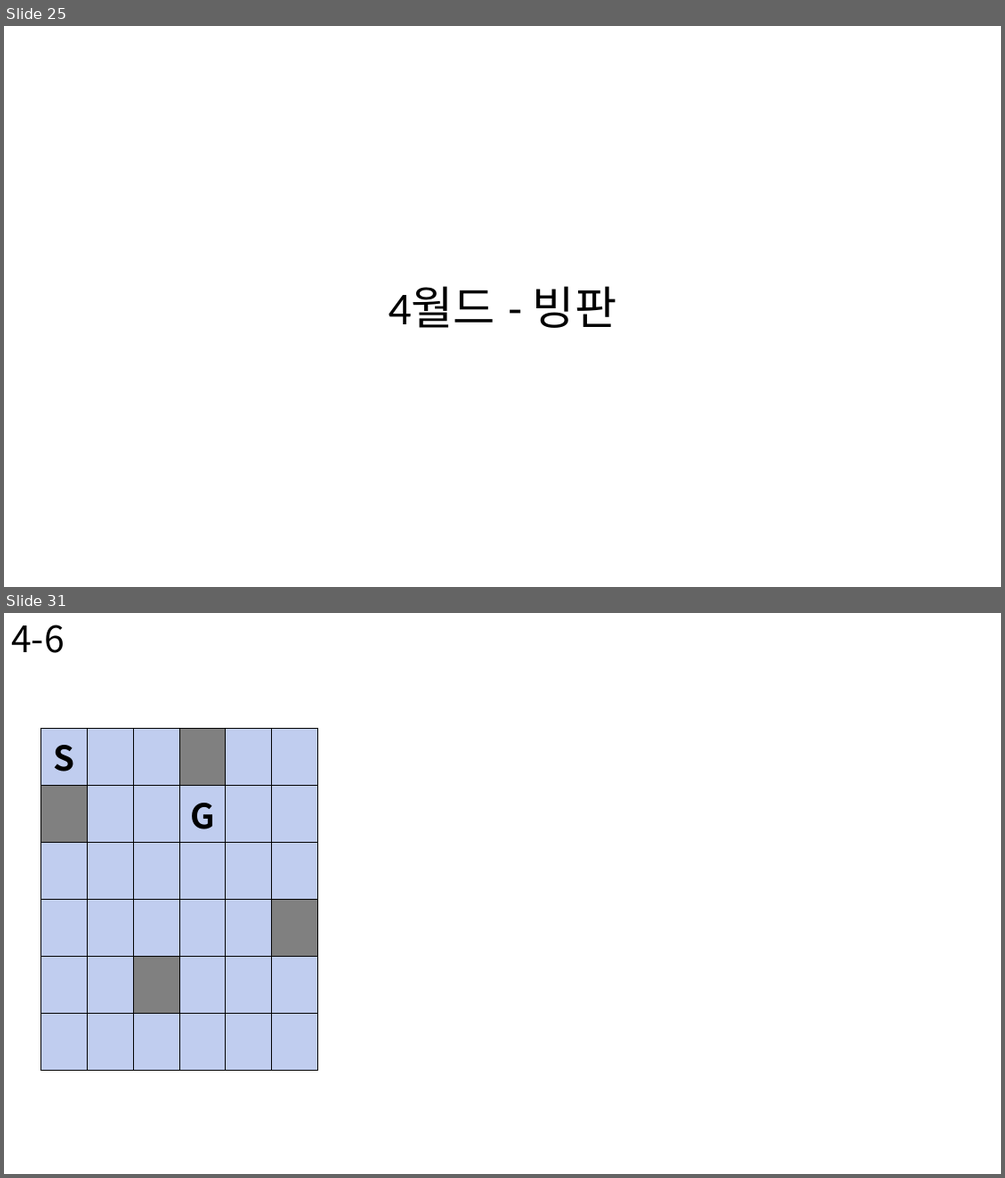
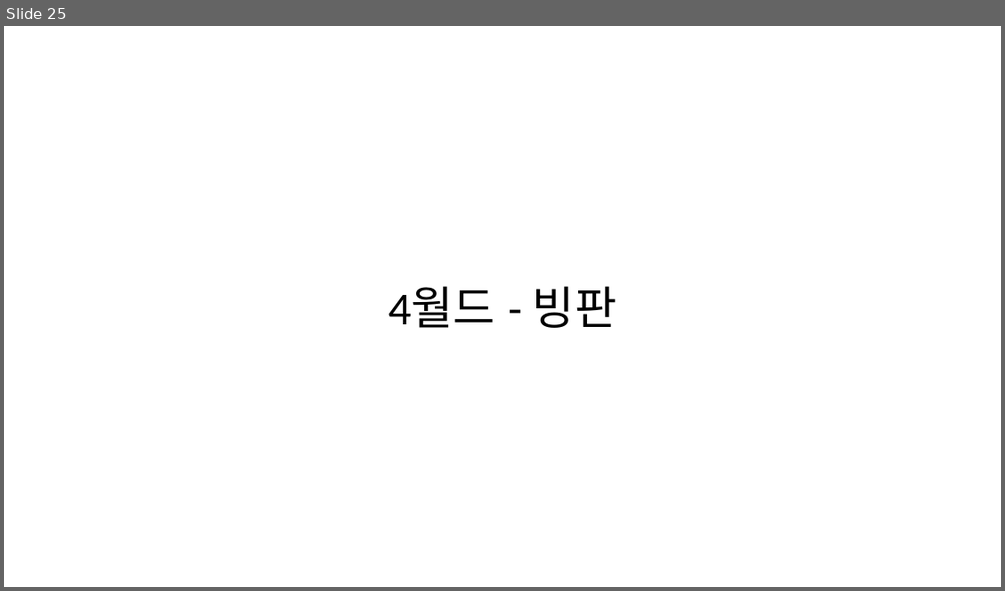
Before and after one commit to BSF0124/Brain-Control, a slide deck: etc/레벨디자인.pptx. Shown one above the other, each under a label of ours: slides 25 and 31 before the commit, slide 25 after it; the slides between them are not shown. The pictures are 1005x1178 and 1005x591 pixels, drawn with LibreOffice and Linux fonts; fonts in the diff are those of the drawing. Boxes give left, top, right and bottom in pixels: in the first picture for what was removed or moved away, otherwise in the second. Text is boxed around its words. In the diff, an @@ line names an element or a change of style, - is before the commit and + after.

```diff
--- a/etc/레벨디자인.pptx
+++ b/etc/레벨디자인.pptx
@@ slide 31 removed at bbox=[4, 613, 1001, 1174], background #FFFFFF @@
@@ text removed at bbox=[11, 625, 65, 653] @@
-4-6
@@ table removed at bbox=[40, 728, 319, 1023], 6 rows, 6 columns @@
-S |  |  |  |  | 
- |  |  | G |  | 
- |  |  |  |  | 
- |  |  |  |  | 
- |  |  |  |  | 
- |  |  |  |  | 
```
Also in this commit, not shown: 2 slides changed, 1 slide added, 3 other slides removed.
